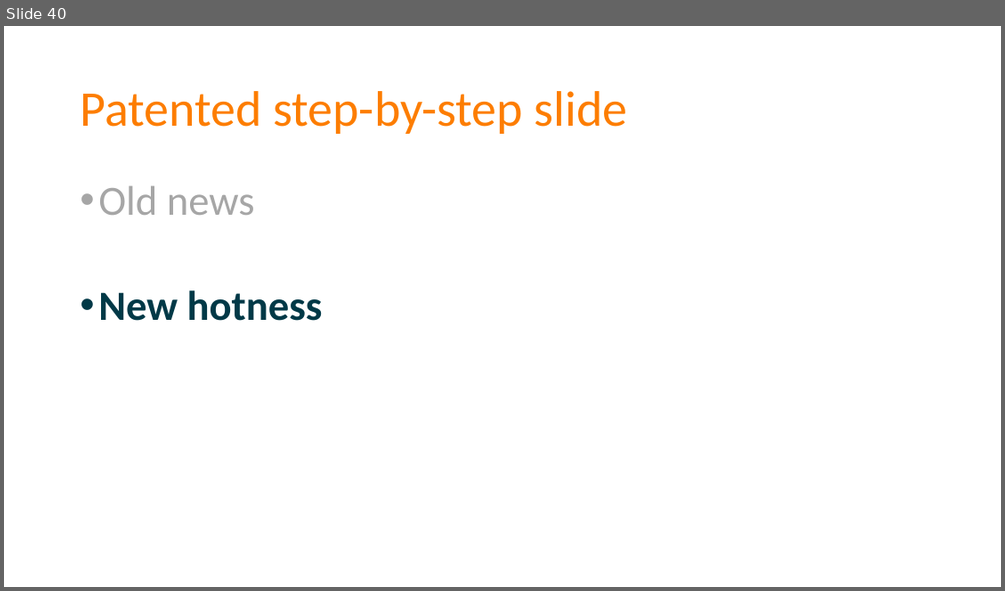
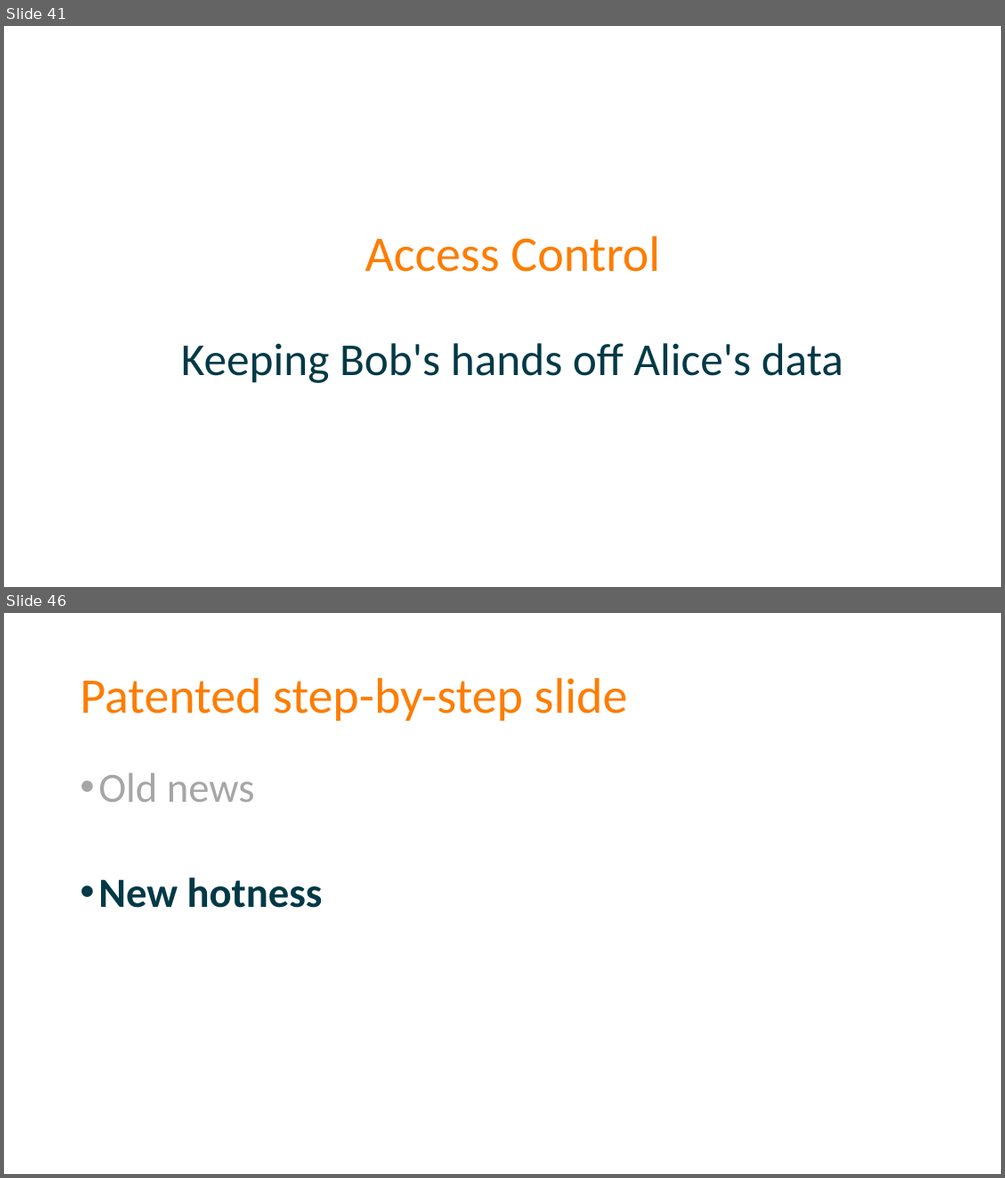
Before and after one commit to spetryjohnson/Talk---Dont-Write-Secure-Code-Design-Secure-Systems, a slide deck: Secure Systems - CodeMash 2017.pptx. Shown one above the other, each under a label of ours: slide 40 before the commit, slides 41 and 46 after it; the slides between them are not shown. The pictures are 1005x591 and 1005x1178 pixels, drawn with LibreOffice and Linux fonts; fonts in the diff are those of the drawing. Boxes give left, top, right and bottom in pixels: in the first picture for what was removed or moved away, otherwise in the second. Text is boxed around its words. In the diff, an @@ line names an element or a change of style, - is before the commit and + after.

Commit message:
Started Access Control narrative and PPT

```diff
--- a/Secure Systems - CodeMash 2017.pptx
+++ b/Secure Systems - CodeMash 2017.pptx
@@ slide 41 added at [4, 26, 1001, 587], background #FFFFFF @@
@@ title added at [181, 236, 843, 383], 44 pt, text #013947 @@
+Access Control
+Keeping Bob's hands off Alice's data
@@ what was slide 40 is now slide 46 @@
```
Also in this commit, not shown: 3 slides changed, 3 other slides added, 1 other file.
